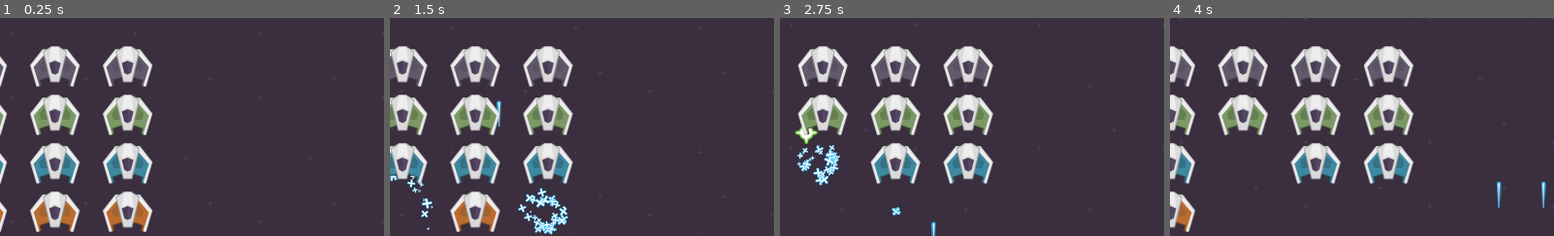
Above: before the commit, frames 1-4 (left to right).
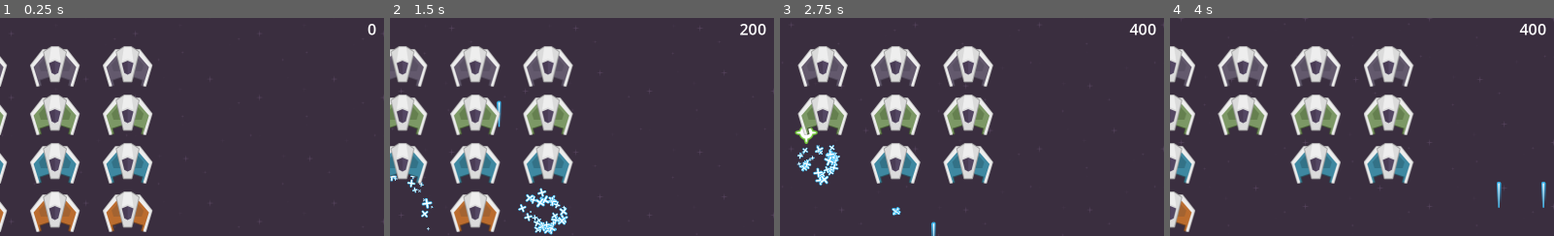
Above: after the commit, the same moments.

Repository: stur86/godot-kenney-examples
Game: Godot game, scene res://main_scene.tscn
Same seed, same stepped clock (60 frames per second), same inputs: the game is played once before the commit and once after it.
Inputs:
- Up to frame 1 (0.25 s): no input
- Up to frame 2 (1.5 s): hold Right (MoveRight) 0.53-1.28 s; hold Space (Fire) 0.53-1.28 s; hold Left (MoveLeft) from 1.28 s (still down); tap Space (Fire) at 1.35 s
- Up to frame 3 (2.75 s): release Left (MoveLeft) at 2.03 s; hold Right (MoveRight) from 2.03 s (still down); hold Space (Fire) from 2.03 s (still down)
- Up to frame 4 (4 s): release Space (Fire) at 2.78 s; tap Space (Fire) at 2.85 s; release Right (MoveRight) at 3.53 s; hold Left (MoveLeft) from 3.53 s (still down); hold Space (Fire) from 3.53 s (still down)
The pictures show only the part of the screen within x 49-99%, y 0-50%; the shares and areas given below are measured in that part.

The runs differ from the first frame. In frame 1, less than 0.1% of the frame differs, in the area x 95-98%, y 2-8%; in frame 2, 0.2%, in the area x 91-98%, y 2-8%; in frame 3, 0.2%; in frame 4, 0.2%.

Commit message:
Completed score and restart handling

Diff:
--- a/Galactic Invaders/main_scene.tscn
+++ b/Galactic Invaders/main_scene.tscn
@@ -1,10 +1,12 @@
-[gd_scene load_steps=8 format=3 uid="uid://dmcrk6u1jm1wk"]
+[gd_scene load_steps=12 format=3 uid="uid://dmcrk6u1jm1wk"]
 
 [ext_resource type="Texture2D" uid="uid://cw41w1djx7lxs" path="res://KenneySpaceShooterRedux/Backgrounds/darkPurple.png" id="1_p8b4e"]
 [ext_resource type="PackedScene" uid="uid://baudy84haudhi" path="res://objects/player_ship/PlayerShip.tscn" id="2_44j5d"]
 [ext_resource type="Script" path="res://objects/ui/Lives.gd" id="4_j6nya"]
 [ext_resource type="PackedScene" uid="uid://bj5uv7sa5k3pi" path="res://objects/ui/LifeCounter.tscn" id="5_lxij5"]
 [ext_resource type="PackedScene" uid="uid://dsc2bdg4lxlb3" path="res://objects/enemy_ship/EnemyShip.tscn" id="5_wtx5a"]
+[ext_resource type="Script" path="res://objects/ui/Score.gd" id="6_hnfhu"]
+[ext_resource type="Script" path="res://objects/ui/EndText.gd" id="7_diioq"]
 
 [sub_resource type="GDScript" id="GDScript_jry5q"]
 script/source = "extends ParallaxBackground
@@ -26,6 +28,16 @@
 
 [sub_resource type="RectangleShape2D" id="RectangleShape2D_pj81y"]
 size = Vector2(100, 200)
+
+[sub_resource type="LabelSettings" id="LabelSettings_nl7wc"]
+font_size = 32
+
+[sub_resource type="LabelSettings" id="LabelSettings_mf6e2"]
+font_size = 100
+font_color = Color(0.929412, 0.572549, 0.466667, 1)
+shadow_size = 5
+shadow_color = Color(0.862745, 0.721569, 0.454902, 1)
+shadow_offset = Vector2(4, 4)
 
 [node name="MainScene" type="Node2D"]
 
@@ -141,3 +153,32 @@
 theme_override_constants/separation = 15
 script = ExtResource("4_j6nya")
 life_base = ExtResource("5_lxij5")
+
+[node name="Score" type="Label" parent="UI Canvas"]
+anchors_preset = 1
+anchor_left = 1.0
+anchor_right = 1.0
+offset_left = -350.0
+offset_right = -50.0
+offset_bottom = 48.0
+grow_horizontal = 0
+text = "0"
+label_settings = SubResource("LabelSettings_nl7wc")
+horizontal_alignment = 2
+script = ExtResource("6_hnfhu")
+
+[node name="EndText" type="Label" parent="UI Canvas"]
+anchors_preset = 8
+anchor_left = 0.5
+anchor_top = 0.5
+anchor_right = 0.5
+anchor_bottom = 0.5
+offset_left = -20.0
+offset_top = -11.5
+offset_right = 20.0
+offset_bottom = 11.5
+grow_horizontal = 2
+grow_vertical = 2
+text = "TEST MESSAGE"
+label_settings = SubResource("LabelSettings_mf6e2")
+script = ExtResource("7_diioq")
--- a/Galactic Invaders/objects/enemy_bullet/EnemyBullet.gd
+++ b/Galactic Invaders/objects/enemy_bullet/EnemyBullet.gd
@@ -4,6 +4,8 @@
 
 func _ready():
 	velocity = Vector2.DOWN*speed
+	# On game over, instantaneously disappears
+	GameMaster.game_over.connect(Callable(self, "_on_game_over"))
 
 func _physics_process(delta):
 	var coll = move_and_collide(velocity*delta)
@@ -13,3 +15,6 @@
 		if cbody.has_method("lose_life"):
 			cbody.lose_life()
 			queue_free()
+
+func _on_game_over(_win: bool):
+	queue_free()
--- a/Galactic Invaders/objects/enemy_ship/EnemyShip.gd
+++ b/Galactic Invaders/objects/enemy_ship/EnemyShip.gd
@@ -4,6 +4,7 @@
 @export var horizontal_shift := 200
 @export var vertical_step := 60
 @export var bullet_drop_rate := 1.0/20.0
+@export var score_value := 100
 @export var bullet_base : PackedScene
 @export_enum("Red", "Blue", "Green", "Black") var color_type := 0
 
@@ -60,7 +61,15 @@
 	# The timeout() signal will eventually destroy
 	# the whole node once the explosion is over
 
+	# Add the score value
+	GameMaster.score += score_value
+
 func fire_bullet():
 	var b = bullet_base.instantiate()
 	add_sibling(b)
 	b.global_position = global_position
+
+
+func _on_tree_exited():
+	# Report destruction
+	GameMaster.check_game()
--- a/Galactic Invaders/objects/enemy_ship/EnemyShip.tscn
+++ b/Galactic Invaders/objects/enemy_ship/EnemyShip.tscn
@@ -9,7 +9,7 @@
 [sub_resource type="RectangleShape2D" id="RectangleShape2D_6tife"]
 size = Vector2(40, 60)
 
-[node name="EnemyShip" type="CharacterBody2D"]
+[node name="EnemyShip" type="CharacterBody2D" groups=["Enemies"]]
 collision_layer = 4
 collision_mask = 3
 motion_mode = 1
@@ -30,4 +30,5 @@
 [node name="DeathTimer" type="Timer" parent="."]
 one_shot = true
 
+[connection signal="tree_exited" from="." to="." method="_on_tree_exited"]
 [connection signal="timeout" from="DeathTimer" to="." method="queue_free"]
--- /dev/null
+++ b/Galactic Invaders/objects/ui/EndText.gd
@@ -0,0 +1,15 @@
+extends Label
+
+
+# Called when the node enters the scene tree for the first time.
+func _ready():
+	visible = false
+	GameMaster.game_over.connect(Callable(self, "on_game_over"))
+
+func on_game_over(win: bool):
+
+	visible = true
+	if win:
+		text = "YOU WIN"
+	else:
+		text = "GAME OVER"
--- /dev/null
+++ b/Galactic Invaders/objects/ui/Score.gd
@@ -0,0 +1,9 @@
+extends Label
+
+
+func _ready():
+	text = str(GameMaster.score)
+	GameMaster.score_set.connect(Callable(self, "update_score"))
+
+func update_score(value: int):
+	text = str(value)
--- a/Galactic Invaders/project.godot
+++ b/Galactic Invaders/project.godot
@@ -44,6 +44,12 @@
 , Object(InputEventJoypadMotion,"resource_local_to_scene":false,"resource_name":"","device":-1,"axis":5,"axis_value":1.0,"script":null)
 ]
 }
+Restart={
+"deadzone": 0.5,
+"events": [Object(InputEventKey,"resource_local_to_scene":false,"resource_name":"","device":-1,"window_id":0,"alt_pressed":false,"shift_pressed":false,"ctrl_pressed":false,"meta_pressed":false,"pressed":false,"keycode":0,"physical_keycode":82,"key_label":0,"unicode":114,"echo":false,"script":null)
+, Object(InputEventJoypadButton,"resource_local_to_scene":false,"resource_name":"","device":-1,"button_index":6,"pressure":0.0,"pressed":true,"script":null)
+]
+}
 
 [layer_names]
 
--- a/Galactic Invaders/scripts/GameMaster.gd
+++ b/Galactic Invaders/scripts/GameMaster.gd
@@ -4,17 +4,45 @@
 # It is included as an AutoLoad singleton in the project
 
 signal lives_set
+signal score_set
+signal game_over
+
 var lives := 3:
 	get:
 		return lives
 	set(value):
 		lives = value
 		lives_set.emit(value)
+		if value == 0:
+			# Game over, no win
+			game_over.emit(false)
 
-signal score_set
 var score := 0:
 	get:
 		return score
 	set(value):
 		score = value
 		score_set.emit(value)
+
+func _ready():
+	set_process_input(true)
+
+func reset():
+	lives = 3
+	score = 0
+
+func check_game():
+	# Check whether there are any enemies left
+	var tree = get_tree()
+	if tree:
+		var enemies = tree.get_nodes_in_group("Enemies")
+		if len(enemies) == 0:
+			# Game over, win
+			game_over.emit(true)
+
+func _input(event):
+	if event.is_action_pressed("Restart"):
+		var tree = get_tree()
+		if tree:
+			reset()
+			tree.reload_current_scene()
